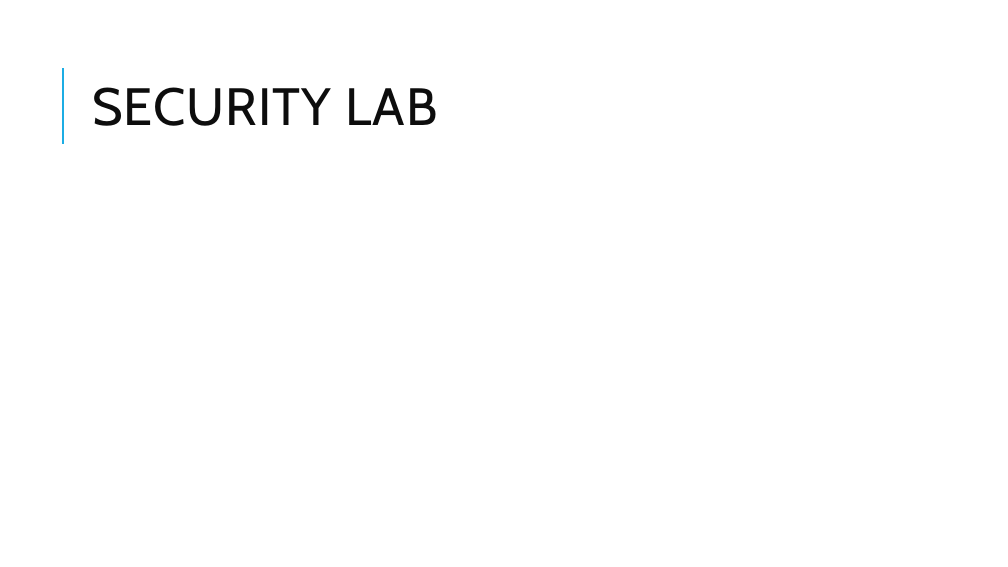
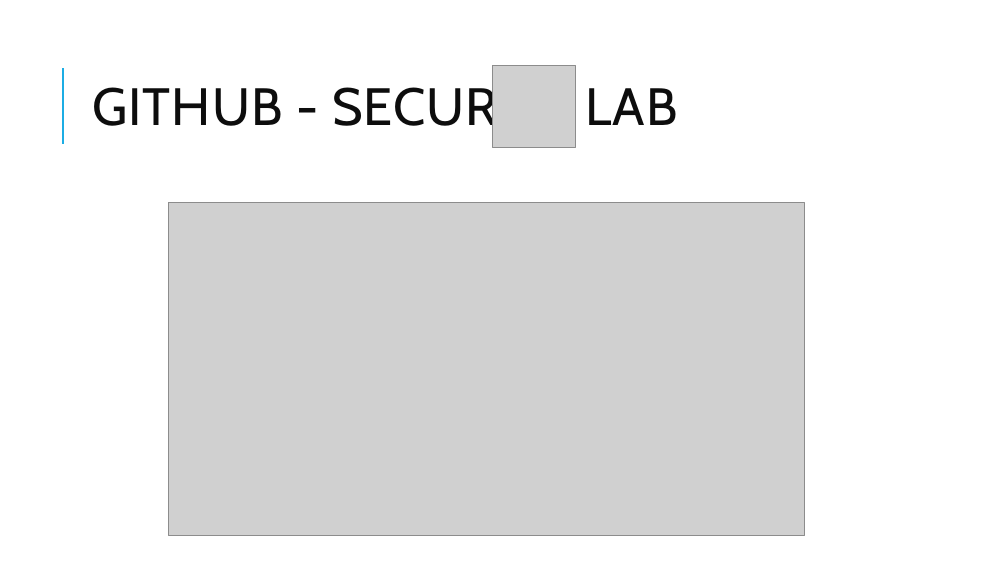
Before and after one commit to FlowBYRN/DevSecOps, a slide deck: slide 14 of DevSecOps-Präsentation.pptx (slide 13 before the commit). Drawn at 1008x567 pixels with LibreOffice and Linux fonts; fonts in the diff are those of the drawing; grey boxes stand for pictures. Boxes give left, top, right and bottom in pixels: in the first picture for what was removed or moved away, otherwise in the second. Text is boxed around its words. In the diff, an @@ line names an element or a change of style, - is before the commit and + after.

```diff
--- a/DevSecOps-Präsentation.pptx
+++ b/DevSecOps-Präsentation.pptx
@@ title at [92, 81, 677, 137]: text changed @@
-SECURITY LAB
+GITHUB - SECURITY LAB
@@ picture added at [493, 66, 576, 147] @@
@@ picture added at [168, 203, 805, 535] @@
```
Also in this commit, not shown: 8 other slides changed, 8 slides added, 7 slides removed, 10 other files.
